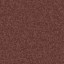
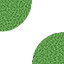
Layered file, before and after one edit (64 × 64). Changes by layer:
removed layer "Layer 1" over [0, 0, 64, 64]
added layer "GrassLayer copy 8" above "GrassLayer copy 7" over [0, 0, 64, 64]
